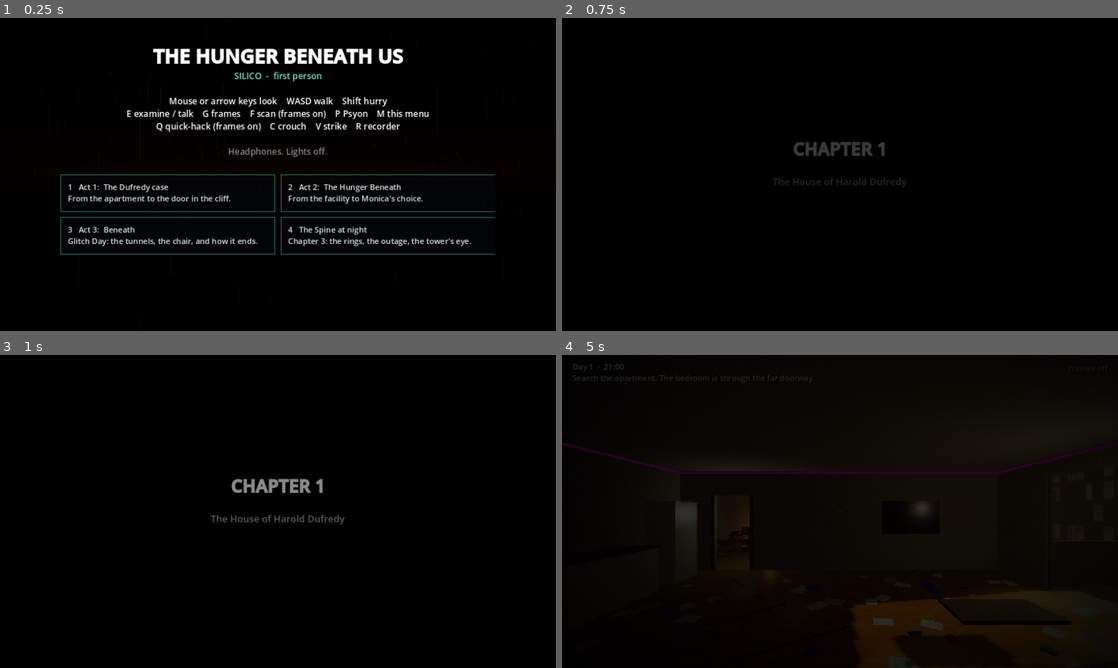
Above: before the commit, frames 1-4 (two rows, left to right).
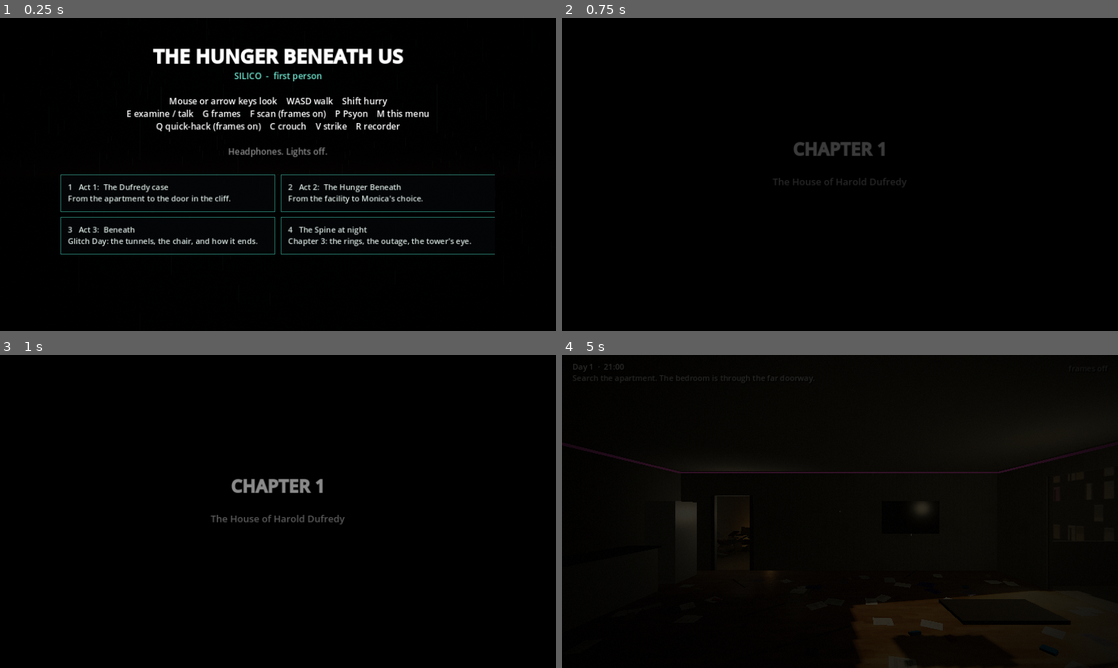
Above: after the commit, the same moments.

Repository: roweboat25/Hunger-beneath-us
Game: Godot game, scene res://Main.tscn
The game is run twice, just before and just after one commit, with the same random seed, the same clock (stepped at 60 frames per second) and the same inputs.
Inputs (mouse positions are in pixels of both pictures, inside the frame that each line leads up to):
- Up to frame 1 (0.25 s): no input
- Up to frame 2 (0.75 s): click "1 Act 1: The Dufredy case Fro…" at 0.5 s
- Up to frame 3 (1 s): no input
- Up to frame 4 (5 s): tap Enter at 1.25, 2.75 s; move the mouse to (867, 511) at 1.27 s; hold V (attack) 1.28-2.03 s; hold W (move_fwd) from 1.28 s (still down); click (867, 511) at 1.42 s; tap Space at 1.52, 1.82, 2, 2.27, 2.57, 3.5, 3.77, 4.07, 4.52, 4.82 s; move the mouse to (812, 511) at 2.02 s; tap C (crouch) at 2.1 s; move the mouse to (851, 505) at 2.77 s; hold G (frames) 2.78-3.53 s; move the mouse to (834, 517) at 3.52 s; tap Q (hack) at 3.6 s; click (834, 517) at 3.67 s; move the mouse to (878, 514) at 4.27 s; hold E (interact) from 4.28 s (still down); tap Tab (map) at 4.9 s

The runs differ from the first frame. In frame 4, 0.2% of the frame differs, in the area x 4-95%, y 30-90%.

Commit message:
silico3d: cinematic look by default, PS1 as the option (F4 switches and saves to user://settings.cfg; look=ps1|cine wins); gentle night shadow lift in the grade
Co-Authored-By: Claude Opus 5.5 <noreply@anthropic.com>
Claude-Session: https://claude.ai/code/session_01R5yKgCqKHAXom5D1Bvwk1U

Diff:
--- a/silico3d/scripts/Cine.gd
+++ b/silico3d/scripts/Cine.gd
@@ -23,12 +23,15 @@
 uniform float vignette = 0.42;
 uniform float letterbox = 0.0;
 uniform float time_s = 0.0;
+uniform float lift = 1.0;
 
 float h(vec2 p) { return fract(sin(dot(p, vec2(12.9898, 78.233))) * 43758.5453); }
 
 void fragment() {
 	vec2 uv = SCREEN_UV;
 	vec3 col = textureLod(screen_tex, uv, 0.0).rgb;
+	// lift the shadows (like Retro's curve, gentler) so night rooms keep their shapes
+	col = col * (1.0 + lift) / (col + lift);
 	// a touch of lens: colour fringe only at the very edges
 	vec2 cc = uv - 0.5;
 	float fr = dot(cc, cc) * 0.0035;
@@ -104,6 +107,7 @@
 ## player's camera so the far city softens like a lens would.
 func apply_env(env: Environment, sun: DirectionalLight3D, cam: Camera3D, day: bool) -> void:
 	set_grade("day" if day else grade)
+	mat.set_shader_parameter("lift", 6.0 if day else 2.0)
 	env.tonemap_mode = Environment.TONE_MAPPER_ACES
 	env.tonemap_white = 6.0
 	env.glow_enabled = true
--- a/silico3d/scripts/Main.gd
+++ b/silico3d/scripts/Main.gd
@@ -83,6 +83,7 @@
 var ui: CanvasLayer
 var retro: CanvasLayer
 var cine: CanvasLayer
+var look := "cine"
 var crowd: Node3D
 var env: Environment
 var sun: DirectionalLight3D
@@ -152,13 +153,13 @@
 	retro = preload("res://scripts/Retro.gd").new()
 	add_child(retro)
 	retro.apply(_args)
-	if str(_args.get("look", "")) == "cine":
-		# prototype: the cinematic look in place of the PS1 layer
-		Body.cine = true
-		retro.visible = false
-		cine = preload("res://scripts/Cine.gd").new()
-		add_child(cine)
-		cine.set_grade(str(_args.get("grade", "silico")))
+	# the look: cinematic by default (ian, 2026-10-30), the PS1 layer as the
+	# option. look=ps1|cine on the command line or URL wins over the saved
+	# choice; F4 switches in game and remembers it.
+	cine = preload("res://scripts/Cine.gd").new()
+	add_child(cine)
+	cine.set_grade(str(_args.get("grade", "silico")))
+	_set_look(str(_args.get("look", _saved_look())))
 	city = CityS.new()
 	add_child(city)
 	city.setup(self)
@@ -207,6 +208,7 @@
 	_key("crouch", [KEY_C, KEY_CTRL])
 	_key("attack", [KEY_V])
 	_key("recorder", [KEY_R])
+	_key("look", [KEY_F4])
 
 
 func _setup_env() -> void:
@@ -437,6 +439,38 @@
 	sun.directional_shadow_mode = DirectionalLight3D.SHADOW_PARALLEL_4_SPLITS
 	sun.light_volumetric_fog_energy = 1.4
 	level.hifi(env, sun)
+
+
+## Cinematic (Cine.gd grade, bloom, depth of field, Face heads) or the PS1
+## layer (Retro.gd). Switched live, the screen and lighting change at once;
+## people pick up the new heads from the next place Carl goes.
+func _set_look(l: String, save := false) -> void:
+	look = "ps1" if l in ["ps1", "retro", "0"] else "cine"
+	Body.cine = look == "cine"
+	cine.visible = look == "cine"
+	retro.visible = look == "ps1" and str(_args.get("style", "ps1")) not in ["0", "off", "none"]
+	if save:
+		var cf := ConfigFile.new()
+		cf.set_value("video", "look", look)
+		cf.save("user://settings.cfg")
+		ui.show_toast("Look: " + ("cinematic" if look == "cine" else "PS1") + " (F4 to switch)", 2.5)
+	if level and not loading:
+		_reset_env()
+		level.setup_env(env, sun)
+		retro.tune(level.kit_day)
+		if hifi:
+			_apply_hifi()
+		if look == "cine":
+			cine.apply_env(env, sun, player.cam, level.kit_day)
+		else:
+			player.cam.attributes = null
+
+
+func _saved_look() -> String:
+	var cf := ConfigFile.new()
+	if cf.load("user://settings.cfg") == OK:
+		return str(cf.get_value("video", "look", "cine"))
+	return "cine"
 
 
 func load_level(lname: String) -> void:
@@ -480,8 +514,10 @@
 	retro.tune(level.kit_day)
 	if hifi:
 		_apply_hifi()
-	if cine:
+	if look == "cine":
 		cine.apply_env(env, sun, player.cam, level.kit_day)
+	else:
+		player.cam.attributes = null
 	_rain.visible = level.rain
 	_rain.emitting = level.rain
 	player.seated = false
@@ -517,6 +553,9 @@
 		return
 	if e.is_action_pressed("map") and not ui.title.visible and not ui.busy and not loading and level:
 		city.open_map()
+		return
+	if e.is_action_pressed("look") and level and not loading:
+		_set_look("ps1" if look == "cine" else "cine", true)
 		return
 	if e.is_action_pressed("release"):
 		Input.mouse_mode = Input.MOUSE_MODE_VISIBLE
Not shown, changed: silico3d/README.md
